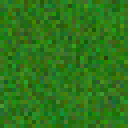
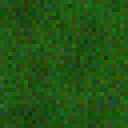
Two versions of the same layered image (128px x 128px). Layer-by-layer changes:
painted on "Ebene 2" over (0, 0, 128, 128)
